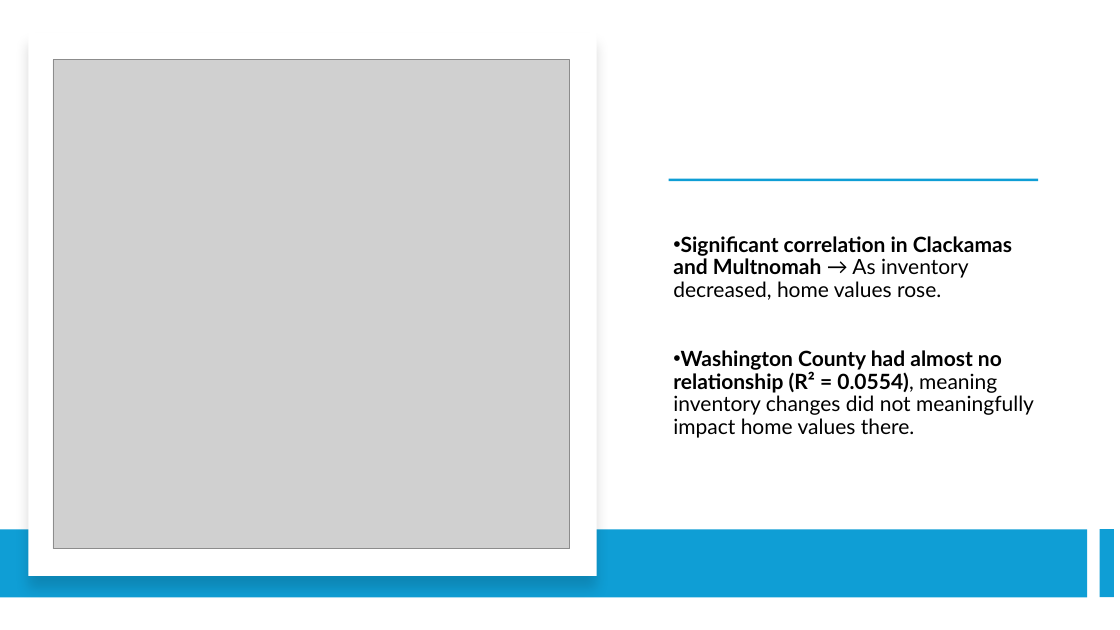
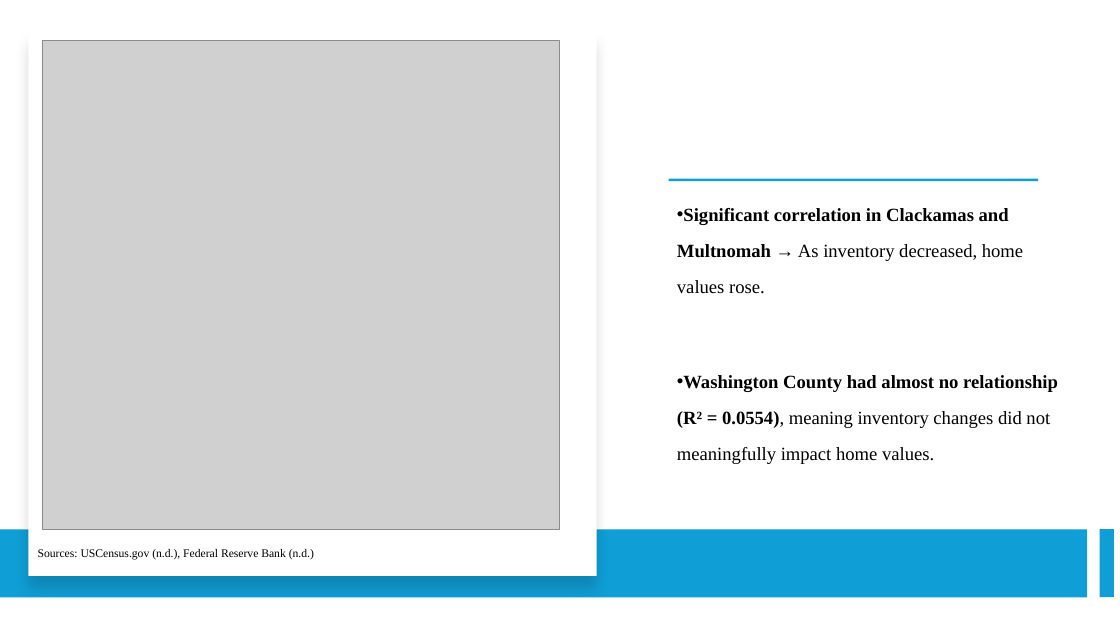
Before and after one commit to Tserrof7/Portland-Housing-Prices-Affordability-Project, a slide deck: slide 5 of Portland , Or Housing & Affordability.pptx. Drawn at 1120x630 pixels with LibreOffice and Linux fonts; fonts in the diff are those of the drawing; grey boxes stand for pictures. Boxes give left, top, right and bottom in pixels: in the first picture for what was removed or moved away, otherwise in the second. Text is boxed around its words. In the diff, an @@ line names an element or a change of style, - is before the commit and + after.

```diff
--- a/Portland , Or Housing & Affordability.pptx
+++ b/Portland , Or Housing & Affordability.pptx
@@ picture: place and size @@
-picture at <box>53,60,570,549</box>
+picture at <box>42,40,559,529</box>
@@ text at <box>677,208,1023,294</box>: size 18 to 16 pt, font Lato to Times New Roman in "Significant correlation in Clackamas and Multnomah → ..."; line spacing 0.9 to 1.6 @@
@@ text at <box>677,375,1058,464</box>: text changed; size 18 to 16 pt; font Lato to Times New Roman @@
-• Washington County had almost no relationship (R² = 0.0554), meaning inventory changes did not meaningfully impact home values there.
+• Washington County had almost no relationship (R² = 0.0554), meaning inventory changes did not meaningfully impact home values.
@@ text added at <box>38,549,314,560</box>, 10 pt, text #000000 @@
+Sources: USCensus.gov (n.d.), Federal Reserve Bank (n.d.)
```
Also in this commit, not shown: 10 other slides changed, 4 slides added, 3 slides removed.
